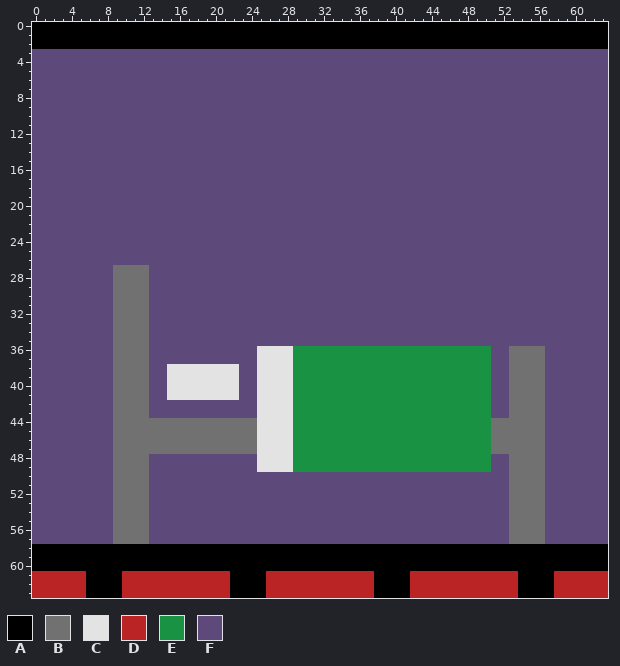
A pixel-art sprite gets an edit: images/room.png. The picture above was drawn from the file before the commit.
The file is 64x64 pixels.
Palette (. is transparent): A #000000  B #717171  C #e3e3e3  D #bb2424  E #1a9243  F #5d497a
Once edited:
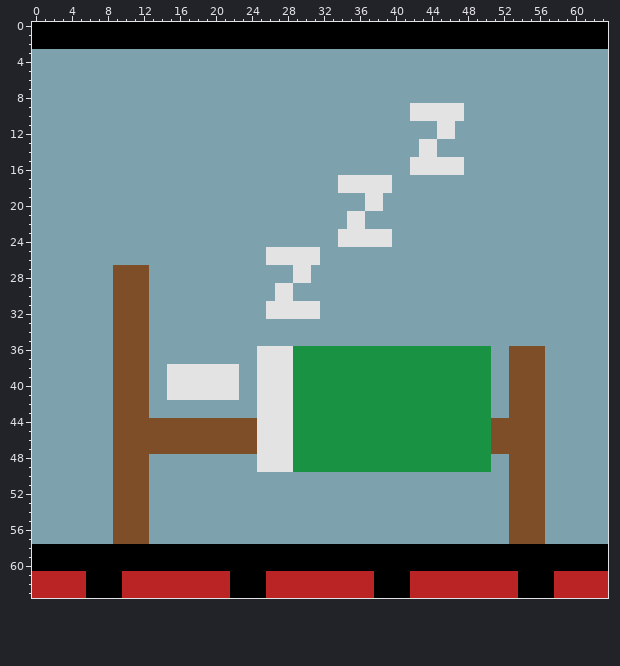
Changes in this commit:
@@ palette @@
-B #717171
+B #7e4e29
-F #5d497a
+F #7ea1ae
@@ x 24..49 @@
  8 FFFFFFFFFFFFFFFFFFFFFFFFFF
- 9 FFFFFFFFFFFFFFFFFFFFFFFFFF
-10 FFFFFFFFFFFFFFFFFFFFFFFFFF
-11 FFFFFFFFFFFFFFFFFFFFFFFFFF
-12 FFFFFFFFFFFFFFFFFFFFFFFFFF
-13 FFFFFFFFFFFFFFFFFFFFFFFFFF
-14 FFFFFFFFFFFFFFFFFFFFFFFFFF
-15 FFFFFFFFFFFFFFFFFFFFFFFFFF
-16 FFFFFFFFFFFFFFFFFFFFFFFFFF
-17 FFFFFFFFFFFFFFFFFFFFFFFFFF
-18 FFFFFFFFFFFFFFFFFFFFFFFFFF
-19 FFFFFFFFFFFFFFFFFFFFFFFFFF
-20 FFFFFFFFFFFFFFFFFFFFFFFFFF
-21 FFFFFFFFFFFFFFFFFFFFFFFFFF
-22 FFFFFFFFFFFFFFFFFFFFFFFFFF
-23 FFFFFFFFFFFFFFFFFFFFFFFFFF
-24 FFFFFFFFFFFFFFFFFFFFFFFFFF
-25 FFFFFFFFFFFFFFFFFFFFFFFFFF
-26 FFFFFFFFFFFFFFFFFFFFFFFFFF
-27 FFFFFFFFFFFFFFFFFFFFFFFFFF
-28 FFFFFFFFFFFFFFFFFFFFFFFFFF
-29 FFFFFFFFFFFFFFFFFFFFFFFFFF
-30 FFFFFFFFFFFFFFFFFFFFFFFFFF
-31 FFFFFFFFFFFFFFFFFFFFFFFFFF
-32 FFFFFFFFFFFFFFFFFFFFFFFFFF
+ 9 FFFFFFFFFFFFFFFFFFCCCCCCFF
+10 FFFFFFFFFFFFFFFFFFCCCCCCFF
+11 FFFFFFFFFFFFFFFFFFFFFCCFFF
+12 FFFFFFFFFFFFFFFFFFFFFCCFFF
+13 FFFFFFFFFFFFFFFFFFFCCFFFFF
+14 FFFFFFFFFFFFFFFFFFFCCFFFFF
+15 FFFFFFFFFFFFFFFFFFCCCCCCFF
+16 FFFFFFFFFFFFFFFFFFCCCCCCFF
+17 FFFFFFFFFFCCCCCCFFFFFFFFFF
+18 FFFFFFFFFFCCCCCCFFFFFFFFFF
+19 FFFFFFFFFFFFFCCFFFFFFFFFFF
+20 FFFFFFFFFFFFFCCFFFFFFFFFFF
+21 FFFFFFFFFFFCCFFFFFFFFFFFFF
+22 FFFFFFFFFFFCCFFFFFFFFFFFFF
+23 FFFFFFFFFFCCCCCCFFFFFFFFFF
+24 FFFFFFFFFFCCCCCCFFFFFFFFFF
+25 FFCCCCCCFFFFFFFFFFFFFFFFFF
+26 FFCCCCCCFFFFFFFFFFFFFFFFFF
+27 FFFFFCCFFFFFFFFFFFFFFFFFFF
+28 FFFFFCCFFFFFFFFFFFFFFFFFFF
+29 FFFCCFFFFFFFFFFFFFFFFFFFFF
+30 FFFCCFFFFFFFFFFFFFFFFFFFFF
+31 FFCCCCCCFFFFFFFFFFFFFFFFFF
+32 FFCCCCCCFFFFFFFFFFFFFFFFFF
 33 FFFFFFFFFFFFFFFFFFFFFFFFFF
